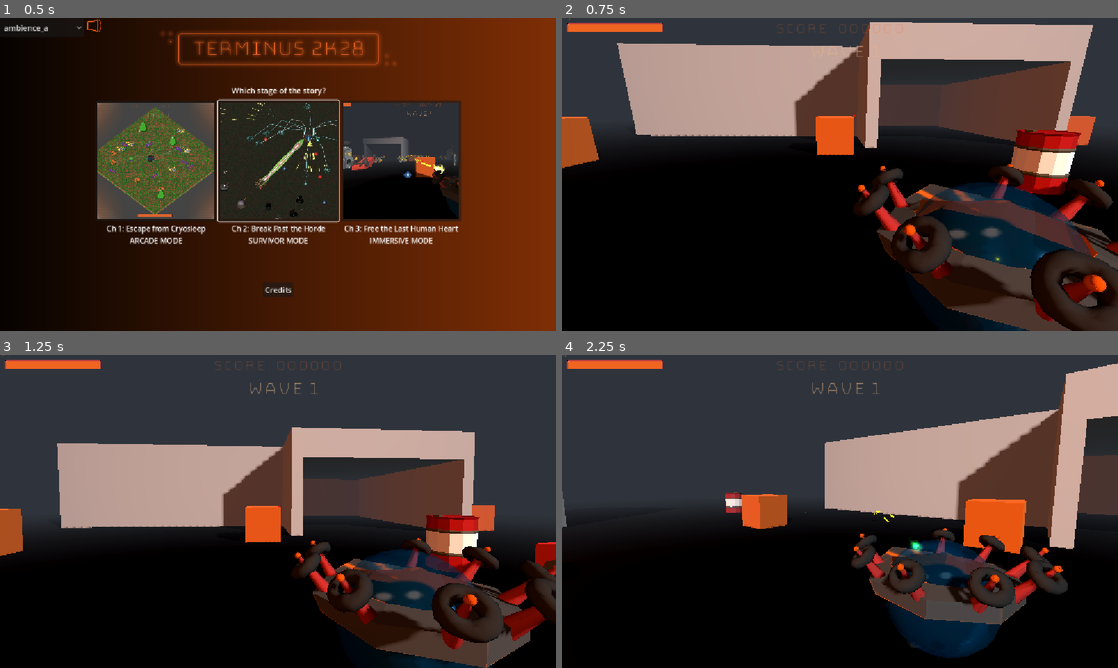
Above: before the commit, frames 1-4 (two rows, left to right).
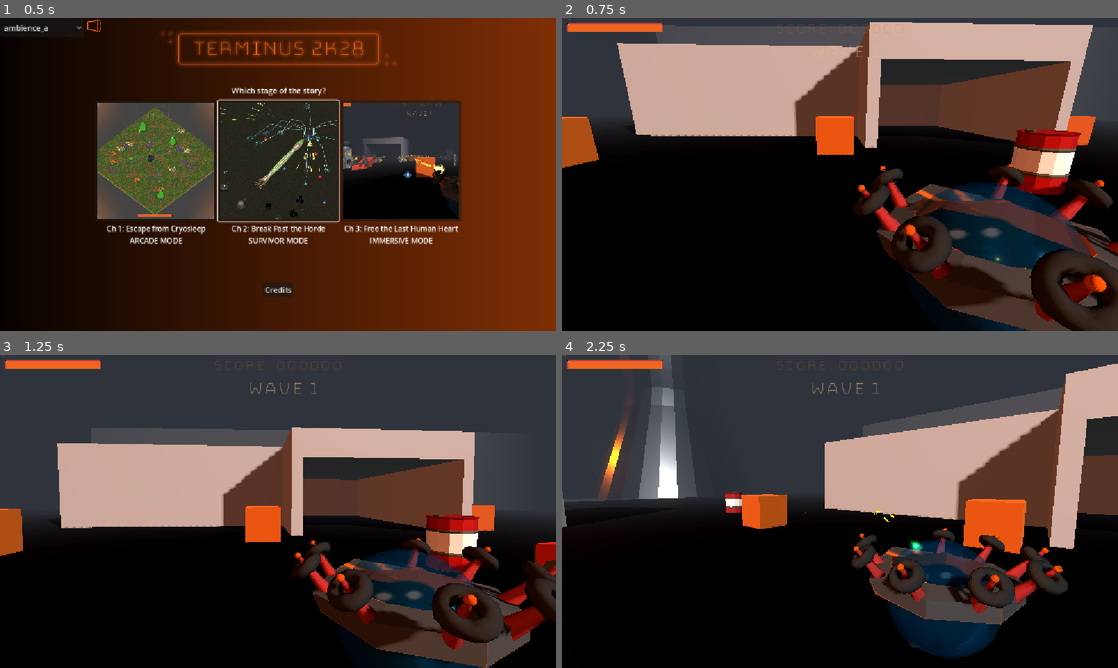
Above: after the commit, the same moments.

Repository: Gamkedo/terminus-2k28
Game: Godot game, scene res://level_menu.tscn
The game is run twice, just before and just after one commit, with the same random seed, the same clock (stepped at 60 frames per second) and the same inputs.
Inputs (mouse positions are in pixels of both pictures, inside the frame that each line leads up to):
- Up to frame 1 (0.5 s): no input
- Up to frame 2 (0.75 s): click (962, 161) at 0.5 s
- Up to frame 3 (1.25 s): no input
- Up to frame 4 (2.25 s): move the mouse to (867, 511) at 1.27 s; press the mouse at (867, 511) at 1.28 s; hold W (walk_up) from 1.28 s (still down); move the mouse to (812, 511) at 2.02 s; release the mouse at (812, 511) at 2.03 s; tap X (toggle_mouse_capture) at 2.1 s

Frame 1 is identical in both runs. In frame 2, 2.3% of the frame differs, in the area x 11-69%, y 2-36%; in frame 3, 1.8%; in frame 4, 4.6%, in the area x 0-91%, y 0-51%.

Commit message:
nuclear power planet placed in immersive out of bounds, robodog hitbox larger

Diff:
--- /dev/null
+++ b/Materials/generic - concrete.tres
@@ -0,0 +1,8 @@
+[gd_resource type="StandardMaterial3D" format=3 uid="uid://dd1cg3x7dloy"]
+
+[resource]
+diffuse_mode = 1
+albedo_color = Color(0.32544068, 0.32544097, 0.32544076, 1)
+metallic = 0.23
+metallic_specular = 0.28
+roughness = 0.22
--- a/Scenes - Levels/areaImmersive.tscn
+++ b/Scenes - Levels/areaImmersive.tscn
@@ -13,10 +13,12 @@
 [ext_resource type="PackedScene" uid="uid://b5v6q4hcakfxg" path="res://Scenes - UI/scoreGUI.tscn" id="7_8go4e"]
 [ext_resource type="Script" uid="uid://cfc24xmre36y6" path="res://Scripts/gameplay/player/weapons_manager.gd" id="9_h4x15"]
 [ext_resource type="PackedScene" uid="uid://bsqax7a47vrc6" path="res://Scenes - UI/game_over.tscn" id="9_n8psh"]
+[ext_resource type="Material" uid="uid://dd1cg3x7dloy" path="res://Materials/generic - concrete.tres" id="11_wnxyc"]
 [ext_resource type="PackedScene" uid="uid://4u0plcnsynif" path="res://Scenes - Objects/Scenery/explosive_barrel.tscn" id="12_rhcrj"]
 [ext_resource type="Script" uid="uid://c7pgxg3avlvxo" path="res://Scripts/gameplay/level_manager/enemy_spawner.gd" id="14_rhcrj"]
 [ext_resource type="PackedScene" uid="uid://c4bxgkgn3crmk" path="res://Scenes - Objects/Scenery/truck_scenery.tscn" id="15_l51xd"]
 [ext_resource type="PackedScene" uid="uid://b7muf8h4yxj5" path="res://Scenes - UI/pause_menu.tscn" id="16_m34s3"]
+[ext_resource type="PackedScene" uid="uid://vs63dl1pqjmq" path="res://Scenes - Objects/3d_nuclear_power_plant.tscn" id="18_t0363"]
 
 [sub_resource type="Resource" id="Resource_l0x6y"]
 script = ExtResource("3_m34s3")
@@ -112,7 +114,7 @@
 fog_mode = 1
 fog_light_color = Color(0.19057477, 0.21052259, 0.24044365, 1)
 fog_density = 1.0
-fog_depth_end = 80.0
+fog_depth_end = 150.0
 adjustment_enabled = true
 
 [sub_resource type="BoxMesh" id="BoxMesh_y5qfa"]
@@ -168,6 +170,19 @@
 transform = Transform3D(1, 0, 0, 0, 1, 0, 0, 0, 1, 0, -0.0044816434, 0)
 shape = SubResource("WorldBoundaryShape3D_x0v8i")
 
+[node name="Ground Out of Bounds" type="StaticBody3D" parent="NavigationRegion3D" unique_id=1688093044]
+transform = Transform3D(5.9504585, 0, 0, 0, 1, 0, 0, 0, 3.5201066, 0, -1.671463, 0)
+script = ExtResource("1_kwne6")
+
+[node name="MeshInstance3D" type="MeshInstance3D" parent="NavigationRegion3D/Ground Out of Bounds" unique_id=4060341]
+transform = Transform3D(1.1384606, 0, 0, 0, 1.1384606, 0, 0, 0, 1.1384606, 0, -0.5, 0)
+material_override = ExtResource("11_wnxyc")
+mesh = SubResource("BoxMesh_y5qfa")
+
+[node name="CollisionShape3D" type="CollisionShape3D" parent="NavigationRegion3D/Ground Out of Bounds" unique_id=349727505]
+transform = Transform3D(1, 0, 0, 0, 1, 0, 0, 0, 1, 0, -0.0044816434, 0)
+shape = SubResource("WorldBoundaryShape3D_x0v8i")
+
 [node name="Obstacles" type="Node3D" parent="NavigationRegion3D" unique_id=2079419476]
 
 [node name="Example Obstacle" parent="NavigationRegion3D/Obstacles" unique_id=1339867408 instance=ExtResource("6_mhi1n")]
@@ -276,3 +291,21 @@
 
 [node name="PauseMenu" parent="." unique_id=850452313 instance=ExtResource("16_m34s3")]
 visible = false
+
+[node name="3d_nuclear_power_plant" parent="." unique_id=1263172194 instance=ExtResource("18_t0363")]
+transform = Transform3D(1.101314, 0, 1.6791172, 0, 2.0080655, 0, -1.6791172, 0, 1.101314, -169.7788, 6.270172, -15.76244)
+
+[node name="3d_nuclear_power_plant5" parent="." unique_id=1992541153 instance=ExtResource("18_t0363")]
+transform = Transform3D(-1.9395771, 0, 0.51996857, 0, 2.0080657, 0, -0.51996857, 0, -1.9395771, -76.90499, 6.2701645, 117.775475)
+
+[node name="3d_nuclear_power_plant2" parent="." unique_id=1948654693 instance=ExtResource("18_t0363")]
+transform = Transform3D(-2.0068698, 0, 0.069286525, 0, 2.008066, 0, -0.069286525, 0, -2.0068698, -7.2699814, 6.270172, -154.80612)
+
+[node name="3d_nuclear_power_plant3" parent="." unique_id=1955465006 instance=ExtResource("18_t0363")]
+transform = Transform3D(0.11016648, -1.7555078e-07, 3.9936666, 2.1091866, 8.77754e-08, -0.20859614, -8.2564426e-08, 2.0080671, 3.5825562e-07, 238.22466, 34.189957, 14.754623)
+
+[node name="3d_nuclear_power_plant6" parent="." unique_id=1658983982 instance=ExtResource("18_t0363")]
+transform = Transform3D(0.11016648, -1.7555078e-07, 3.9936666, 2.1091866, 8.77754e-08, -0.20859614, -8.2564426e-08, 2.0080671, 3.5825562e-07, 238.22466, 34.189957, 72.78646)
+
+[node name="3d_nuclear_power_plant4" parent="." unique_id=2084274451 instance=ExtResource("18_t0363")]
+transform = Transform3D(-2.0068698, 0, 0.069286525, 0, 2.008066, 0, -0.069286525, 0, -2.0068698, 118.50198, 6.270172, -149.62079)
--- /dev/null
+++ b/Scenes - Objects/3d_nuclear_power_plant.tscn
@@ -0,0 +1,35 @@
+[gd_scene format=3 uid="uid://vs63dl1pqjmq"]
+
+[ext_resource type="PackedScene" uid="uid://dntgoi1wtjkxd" path="res://Models (game format)/3d_nuclear_power_plant.glb" id="1_ib5vk"]
+[ext_resource type="Material" uid="uid://dd1cg3x7dloy" path="res://Materials/generic - concrete.tres" id="2_qw88p"]
+[ext_resource type="Material" uid="uid://dkjck5am51jr4" path="res://Materials/placeholder-metal.tres" id="3_ekads"]
+
+[sub_resource type="CylinderMesh" id="CylinderMesh_7tbbo"]
+top_radius = 9.29248
+bottom_radius = 9.29248
+height = 0.001
+
+[node name="3d_nuclear_power_plant" unique_id=1263172194 instance=ExtResource("1_ib5vk")]
+
+[node name="Connector_1" parent="." index="0" unique_id=1305270895]
+material_override = ExtResource("2_qw88p")
+
+[node name="Connector_2" parent="." index="1" unique_id=1411841275]
+material_override = ExtResource("2_qw88p")
+
+[node name="Control_Station" parent="." index="2" unique_id=1318430952]
+material_override = ExtResource("2_qw88p")
+
+[node name="Nuclear_Cooling_Tower_1" parent="." index="3" unique_id=1477786573]
+material_override = ExtResource("3_ekads")
+
+[node name="Nuclear_Cooling_Tower_2" parent="." index="4" unique_id=1600676197]
+material_override = ExtResource("3_ekads")
+
+[node name="MeshInstance3D" type="MeshInstance3D" parent="." index="5" unique_id=1856254137]
+transform = Transform3D(1, 0, 0, 0, 1, 0, 0, 0, 1, -17.737125, 27.13908, 9.240035)
+mesh = SubResource("CylinderMesh_7tbbo")
+
+[node name="MeshInstance3D2" type="MeshInstance3D" parent="." index="6" unique_id=2046378918]
+transform = Transform3D(1, 0, 0, 0, 1, 0, 0, 0, 1, 22.176521, 27.13908, 9.240035)
+mesh = SubResource("CylinderMesh_7tbbo")
--- a/Scenes - Objects/enemy_robodog.tscn
+++ b/Scenes - Objects/enemy_robodog.tscn
@@ -51,7 +51,7 @@
 
 [sub_resource type="CylinderShape3D" id="CylinderShape3D_7tbbo"]
 height = 2.760254
-radius = 1.0366211
+radius = 2.0336914
 
 [node name="EnemyRobodog" type="Node3D" unique_id=163751198 groups=["enemy"]]
 script = ExtResource("1_gmqav")
